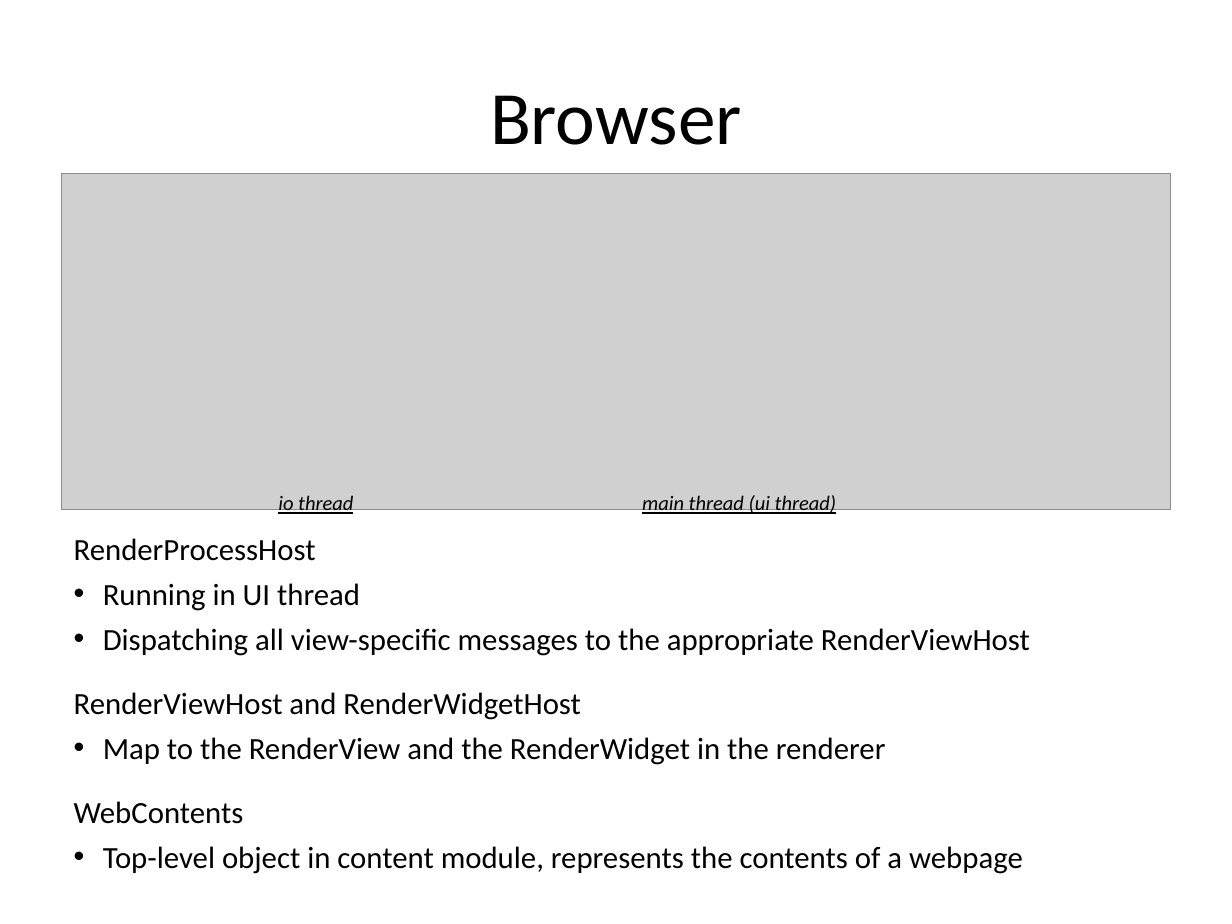
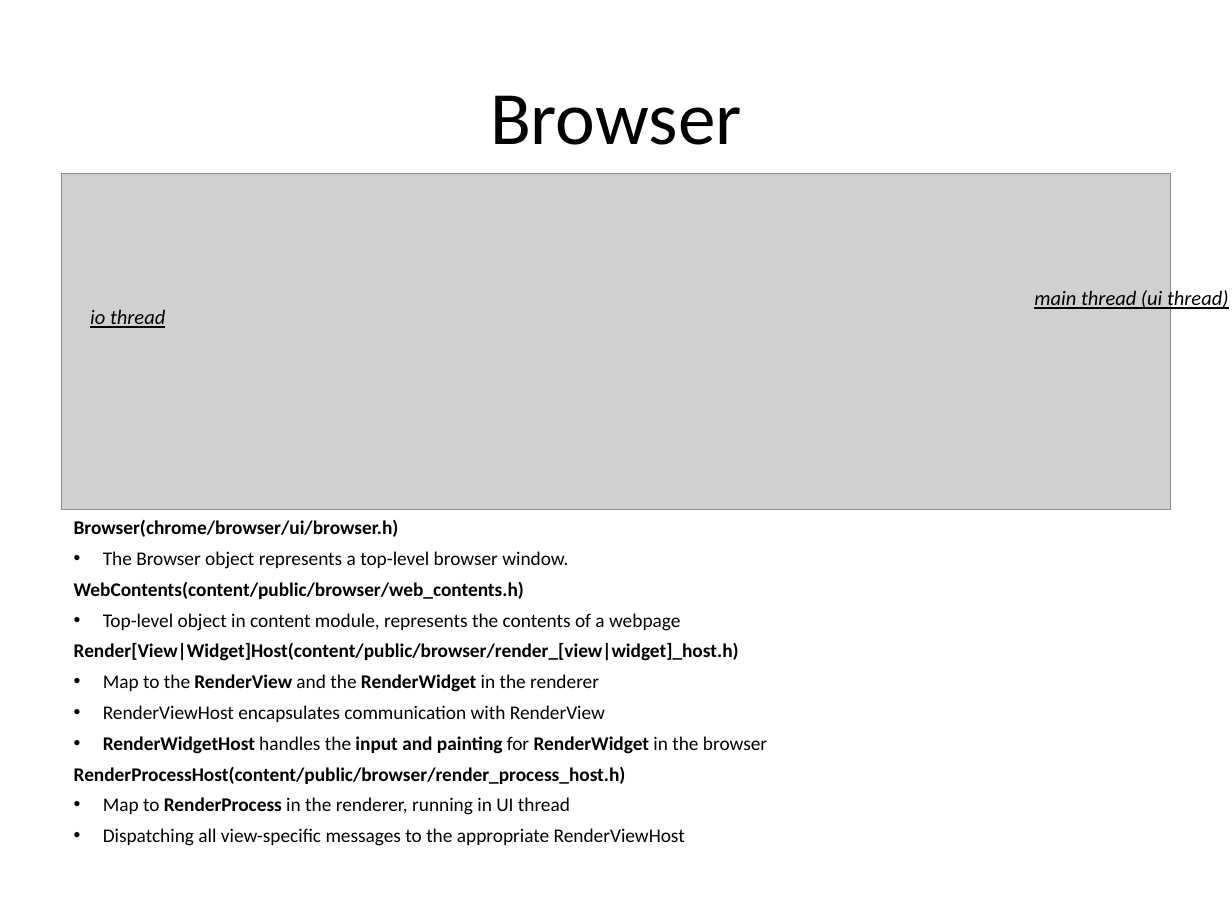
Before and after one commit to tezheng/chromium, a slide deck: slide 10 of docs/chromium.ppt. Drawn at 1232x924 pixels with LibreOffice and Linux fonts; fonts in the diff are those of the drawing; grey boxes stand for pictures. Boxes give left, top, right and bottom in pixels: in the first picture for what was removed or moved away, otherwise in the second. Text is boxed around its words. In the diff, an @@ line names an element or a change of style, - is before the commit and + after.

Commit message:
update chromium.ppt, render part.

```diff
--- a/docs/chromium.ppt
+++ b/docs/chromium.ppt
@@ text "io thread": place and size @@
-text "io thread" at (278, 495, 353, 516)
+text "io thread" at (90, 309, 165, 328)
@@ text "main thread (ui thread)": place and size @@
-text "main thread (ui thread)" at (642, 495, 836, 516)
+text "main thread (ui thread)" at (1034, 288, 1228, 311)
@@ text "Browser(chrome/browser/ui/browser.h)": place and size @@
-text "Browser(chrome/browser/ui/browser.h)" at (74, 538, 1030, 874)
+text "Browser(chrome/browser/ui/browser.h)" at (74, 520, 767, 846)
@@ text at (74, 520, 767, 815): text changed; size 18 to 11.2 pt; bold on @@
-RenderProcessHost
-• Running in UI thread
+Browser(chrome/browser/ui/browser.h)
+• The Browser object represents a top-level browser window.
+WebContents(content/public/browser/web_contents.h)
+• Top-level object in content module, represents the contents of a webpage
+Render[View|Widget]Host(content/public/browser/render_[view|widget]_host.h)
+• Map to the RenderView and the RenderWidget in the renderer
+• RenderViewHost encapsulates communication with RenderView
+• RenderWidgetHost handles the input and painting for RenderWidget in the browser
+RenderProcessHost(content/public/browser/render_process_host.h)
+• Map to RenderProcess in the renderer, running in UI thread
@@ text at (74, 692, 1023, 874): paragraphs removed @@
-RenderViewHost and RenderWidgetHost
-• Map to the RenderView and the RenderWidget in the renderer
-WebContents
-• Top-level object in content module, represents the contents of a webpage
@@ text at (103, 828, 685, 846): size 18 to 11.2 pt in "Dispatching all view-specific messages to the appropriate ..." @@
```
Also in this commit, not shown: 3 other slides changed, 11 slides added.
